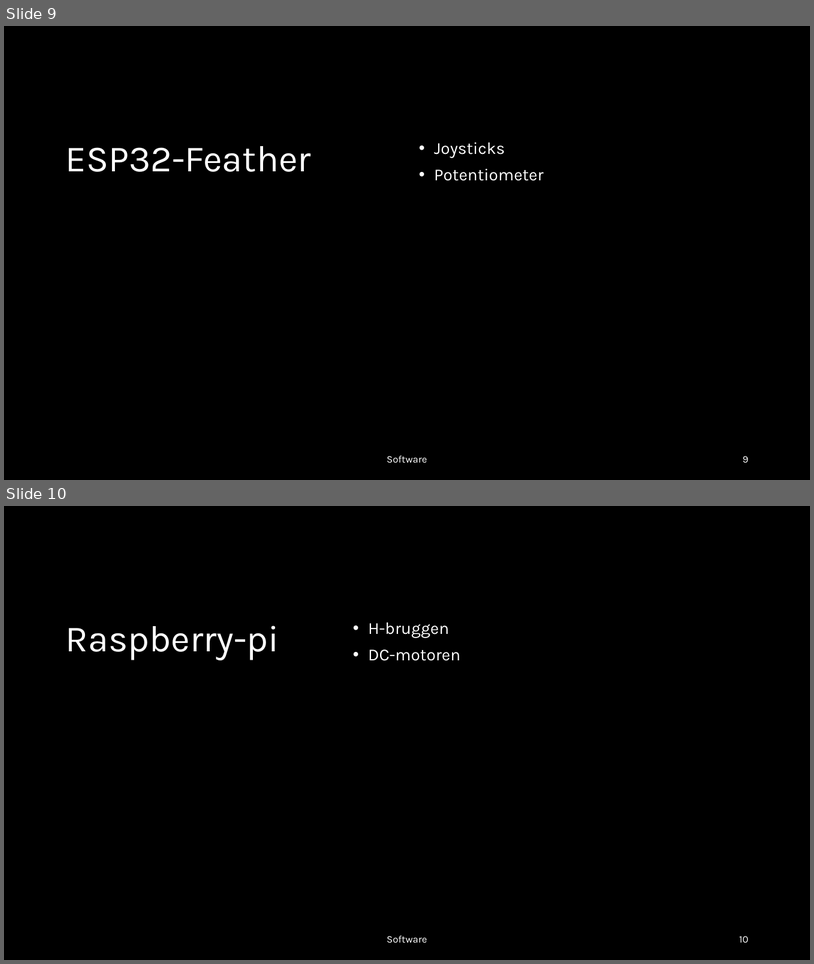
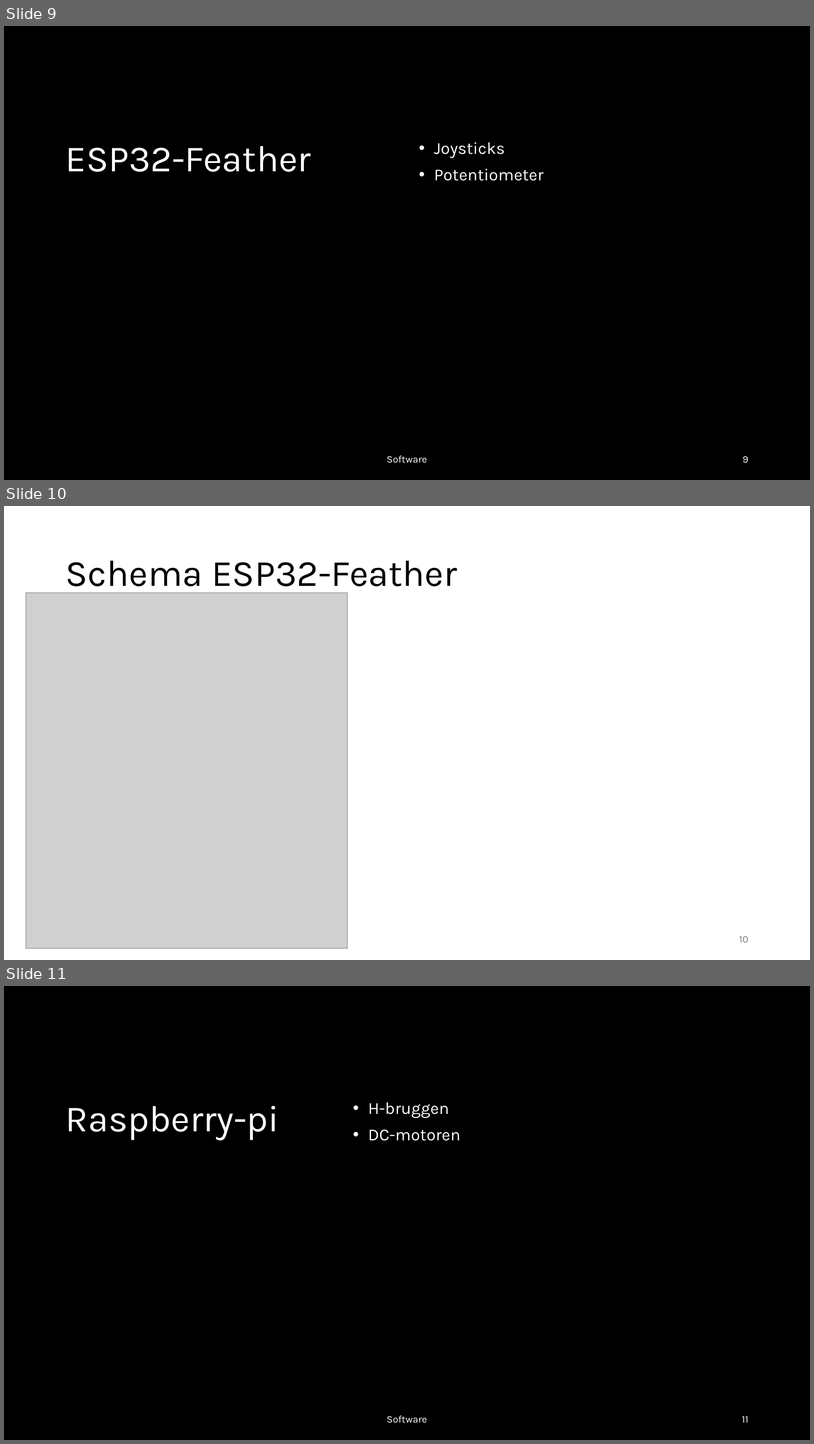
Before and after one commit to Nowie69/Eindproject-Robot-6ICW, a slide deck: Robot met mecanum wheels.pptx. Shown one above the other, each under a label of ours: slides 9 and 10 before the commit, slides 9, 10 and 11 after it. The pictures are 814x964 and 814x1444 pixels, drawn with LibreOffice and Linux fonts; fonts in the diff are those of the drawing; grey boxes stand for pictures; background and template pictures are left out; a plain dark background stands for a picture behind light text. Boxes give left, top, right and bottom in pixels: in the first picture for what was removed or moved away, otherwise in the second. Text is boxed around its words. In the diff, an @@ line names an element or a change of style, - is before the commit and + after.

```diff
--- a/Robot met mecanum wheels.pptx
+++ b/Robot met mecanum wheels.pptx
@@ slide 10 added at <box>4,506,810,960</box>, background #FFFFFF @@
@@ title added at <box>65,561,458,595</box>, 44 pt, text #000000 @@
+Schema ESP32-Feather
@@ picture added at <box>26,592,348,948</box> @@
@@ page number added at <box>740,936,749,942</box>, 12 pt, text #797979 @@
+10
@@ what was slide 10 is now slide 11 @@
@@ page number at <box>742,1416,749,1422</box>: text changed @@
-10
+11
```
Also in this commit, not shown: 3 slides changed, 1 other slide added, 1 other file.
